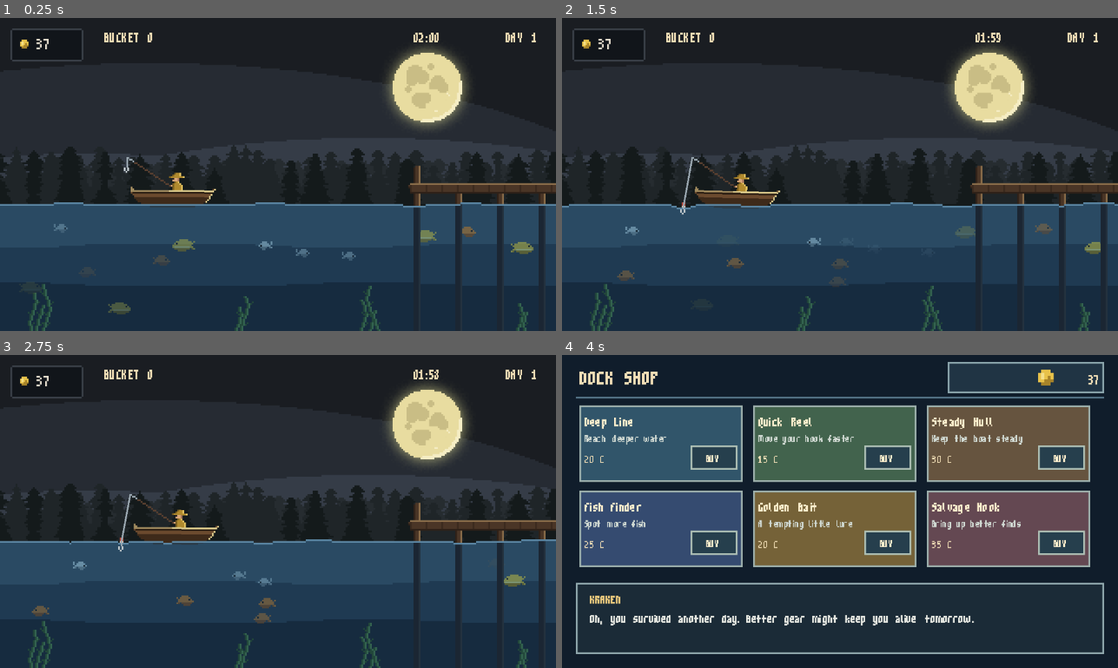
Above: before the commit, frames 1-4 (two rows, left to right).
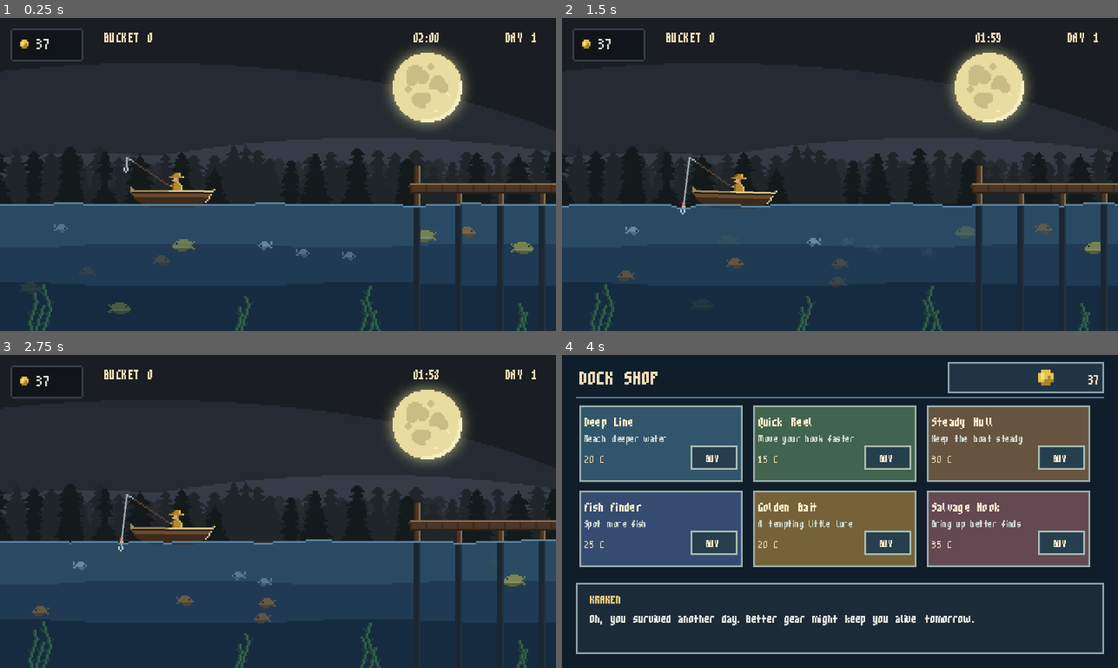
Above: after the commit, the same moments.

Repository: MarkusTLU/fish-or-die
Game: Godot game, scene res://main.tscn
Two runs of this game, one before a commit and one after it. Both use one fixed random seed, a clock stepped at 60 frames per second and the inputs below.
Inputs:
- Up to frame 1 (0.25 s): no input
- Up to frame 2 (1.5 s): tap Enter (ui_accept) at 0.5, 0.77, 0.8, 1.07, 1.35 s; hold Up (ui_up) from 0.53 s (still down); tap E at 0.6 s
- Up to frame 3 (2.75 s): tap Enter (ui_accept) at 1.52, 1.82, 2.3 s; tap E at 1.55, 2.1 s; release Up (ui_up) at 2.03 s; hold Left (ui_left) from 2.03 s (still down)
- Up to frame 4 (4 s): tap Backspace at 2.85 s; tap Enter (ui_accept) at 3.02, 3.32, 3.77, 3.8 s; tap E at 3.05 s; release Left (ui_left) at 3.53 s; hold Down (ui_down) from 3.53 s (still down); tap U at 3.6 s

The runs differ from the first frame. In frame 1, less than 0.1% of the frame differs, in the area x 22-39%, y 44-60%; in frame 2, 0.4%; in frame 3, 0.4%, in the area x 21-40%, y 44-60%; in frame 4, nothing differs.

Commit message:
Paadiga liikumine

Diff:
--- a/main.tscn
+++ b/main.tscn
@@ -68,14 +68,14 @@
 texture = ExtResource("6_2cqfq")
 centered = false
 
-[node name="VeePind" type="Node2D" parent="."]
+[node name="VeePind" type="Node2D" parent="." unique_id=1934690506]
 script = ExtResource("25_vesi")
 
 [node name="Vetikad" type="Sprite2D" parent="." unique_id=753097856]
 texture = ExtResource("7_yaehf")
 centered = false
 
-[node name="FishSchool" type="Node2D" parent="."]
+[node name="FishSchool" type="Node2D" parent="." unique_id=1763252313]
 script = ExtResource("20_fish_school")
 
 [node name="Kuldne" type="Sprite2D" parent="FishSchool" unique_id=1960926660]
@@ -142,26 +142,32 @@
 theme_override_constants/separation = 2
 
 [node name="TextureRect" type="TextureRect" parent="UI/PanelContainer/HBoxContainer" unique_id=1223691404]
+custom_minimum_size = Vector2(10, 10)
 layout_mode = 2
-custom_minimum_size = Vector2(10, 10)
 size_flags_vertical = 4
 texture = ExtResource("15_2cqfq")
 stretch_mode = 3
 
 [node name="Label" type="Label" parent="UI/PanelContainer/HBoxContainer" unique_id=1369602693]
+custom_minimum_size = Vector2(24, 12)
 layout_mode = 2
-custom_minimum_size = Vector2(24, 12)
 theme_override_colors/font_color = Color(0.9098039, 0.8784314, 0.8156863, 1)
 theme_override_fonts/font = SubResource("FontVariation_qlure")
 theme_override_font_sizes/font_size = 16
 text = "37"
 vertical_alignment = 1
 
-[node name="DayHUD" type="Control" parent="UI"]
+[node name="DayHUD" type="Control" parent="UI" unique_id=42294868]
+layout_mode = 3
+anchors_preset = 0
 script = ExtResource("24_day_hud")
 
-[node name="UpgradeStore" type="Control" parent="UI"]
+[node name="UpgradeStore" type="Control" parent="UI" unique_id=2126363995]
+layout_mode = 3
+anchors_preset = 0
 script = ExtResource("22_store")
 
-[node name="FishingMinigame" type="Control" parent="UI"]
+[node name="FishingMinigame" type="Control" parent="UI" unique_id=1305611231]
+layout_mode = 3
+anchors_preset = 0
 script = ExtResource("23_minigame")
--- a/scripts/day_hud.gd
+++ b/scripts/day_hud.gd
@@ -66,3 +66,11 @@
 	time_remaining = day_length_seconds
 	waiting_for_shop = false
 	update_hud()
+
+
+# Mängija sõitis doki juurde ja vajutas E: päev lõpeb ja avaneb Krakeni pood
+func go_to_dock() -> void:
+	if waiting_for_shop:
+		return
+	waiting_for_shop = true
+	shop.open_for_end_of_day()
--- a/scripts/paat.gd
+++ b/scripts/paat.gd
@@ -5,6 +5,10 @@
 @export var max_depth := 70.0
 @export var bob_height := 0.8
 @export var drift_distance := 2.0
+@export var row_speed := 30.0      # kui kiiresti paat sõuab (pikslit sekundis)
+@export var min_x := 8.0           # kui kaugele vasakule paat minna saab
+@export var max_x := 186.0         # kui kaugele paremale (enne doki esimest posti)
+@export var wake_force := 0.0      # kui palju paat sõites vett loksutab (0 = üldse mitte)
 @export var rocking_angle := 0.012
 @export var max_tilt := 0.12   # kui palju lained paati maksimaalselt kallutavad
 const UI_FONT = preload("res://art/ui/m3x6.ttf")
@@ -22,6 +26,7 @@
 var fly_t := 0.0   # 0 = konks õnge otsas, 1 = konks vees
 var sailing_time := 0.0
 var rest_position := Vector2.ZERO
+var boat_x := 0.0   # paadi praegune asukoht (x), muutub sõudes
 var rest_rotation := 0.0
 var waterline := 0.0   # kui sügavalt paat vees istub
 var bite_cooldown := 0.0
@@ -35,9 +40,12 @@
 @onready var fish_school = get_node("../FishSchool")
 @onready var fishing_minigame = get_node("../UI/FishingMinigame")
 @onready var upgrade_store = get_node("../UI/UpgradeStore")
+@onready var day_hud = get_node("../UI/DayHUD")
+var dock_prompt: Label   # tekst "Press E to go to the dock"
 
 func _ready() -> void:
 	rest_position = position
+	boat_x = position.x
 	rest_rotation = rotation
 	if water:
 		waterline = 10.0   # paadi pildi 10. rida on veepinna kõrgusel
@@ -45,6 +53,31 @@
 	line.default_color = Color("9aa7b0")
 	fishing_minigame.fish_caught.connect(_on_fish_caught)
 	fishing_minigame.fish_escaped.connect(_on_fish_escaped)
+	# Doki juures näidatav vihje (UI kihis, et see oleks alati kõige peal)
+	dock_prompt = Label.new()
+	dock_prompt.text = "Press E to go to the dock"
+	dock_prompt.add_theme_font_override("font", UI_FONT)
+	dock_prompt.add_theme_font_size_override("font_size", 16)
+	dock_prompt.add_theme_color_override("font_color", Color("f2dfb7"))
+	dock_prompt.add_theme_color_override("font_outline_color", Color("11151a"))
+	dock_prompt.add_theme_constant_override("outline_size", 4)
+	dock_prompt.horizontal_alignment = HORIZONTAL_ALIGNMENT_CENTER
+	dock_prompt.position = Vector2(66, 62)
+	dock_prompt.size = Vector2(150, 14)
+	dock_prompt.visible = false
+	get_node("../UI").add_child(dock_prompt)
+
+
+# Kas paat on doki juures ja valmis dokile minema?
+func is_at_dock() -> bool:
+	return state == State.IDLE and boat_x >= max_x - 0.5 and not upgrade_store.visible
+
+
+func _unhandled_input(event: InputEvent) -> void:
+	if event is InputEventKey and event.pressed and not event.echo and event.keycode == KEY_E and is_at_dock():
+		dock_prompt.visible = false
+		day_hud.go_to_dock()
+		get_viewport().set_input_as_handled()
 
 # Kus õnge ots praegu on (arvestab pööramist)
 func rod_tip() -> Vector2:
@@ -54,22 +87,33 @@
 	if bite_cooldown > 0.0:
 		bite_cooldown -= delta
 	sailing_time += delta
-	var drift_x := sin(sailing_time * 0.65) * drift_distance
+	# Sõudmine nooltega vasakule ja paremale.
+	# Ainult siis, kui õng on üleval. Kui konks on vees, tuleb see enne tühikuga välja tõmmata.
+	if state == State.IDLE:
+		var row_dir := Input.get_axis("ui_left", "ui_right")
+		if row_dir != 0.0:
+			boat_x = clampf(boat_x + row_dir * row_speed * delta, min_x, max_x)
+			if water and wake_force > 0.0:
+				# Paadi taha tekib väike vool
+				var stern_x := boat_x + (HULL_RIGHT + 2.0 if row_dir < 0.0 else HULL_LEFT - 2.0)
+				water.splash(stern_x, wake_force)
+	dock_prompt.visible = is_at_dock()
+	var drift_x := 0.0   # automaatne triivimine on välja lülitatud, paati liigutab mängija
 	if water:
 		# Paat õõtsub samas rütmis veepinna rahuliku lainetusega.
 		# Konksu tekitatud väikesed lained paati ei liiguta.
-		var left_x := rest_position.x + drift_x + HULL_LEFT
-		var right_x := rest_position.x + drift_x + HULL_RIGHT
+		var left_x := boat_x + drift_x + HULL_LEFT
+		var right_x := boat_x + drift_x + HULL_RIGHT
 		var left_y: float = water.idle_height_at(left_x)
 		var right_y: float = water.idle_height_at(right_x)
 		var surface := (left_y + right_y) * 0.5
-		position = Vector2(rest_position.x + drift_x, round(surface - waterline))
+		position = Vector2(boat_x + drift_x, round(surface - waterline))
 		var tilt := atan2(right_y - left_y, HULL_RIGHT - HULL_LEFT)
 		rotation = clampf(tilt, -max_tilt, max_tilt)
 		# Paadi põhi jääb vee alla: vesi joonistatakse paadi kohal ka paadi ette
 		water.set_front_range(position.x - 2.0, position.x + 51.0)
 	else:
-		position = rest_position + Vector2(drift_x, sin(sailing_time * 1.8) * bob_height)
+		position = Vector2(boat_x + drift_x, rest_position.y + sin(sailing_time * 1.8) * bob_height)
 		rotation = rest_rotation + sin(sailing_time * 1.35) * rocking_angle
 	if state == State.MINIGAME:
 		return
@@ -80,7 +124,7 @@
 		elif state == State.IN_WATER:
 			state = State.IDLE
 			if water:
-				water.splash(rest_position.x + LINE_X, -0.8)
+				water.splash(boat_x + LINE_X, -0.8)
 		elif state == State.BITE and is_instance_valid(target_fish):
 			state = State.MINIGAME
 			queue_redraw()
@@ -88,7 +132,7 @@
 
 	var tip := rod_tip()
 	# Keep the float and submerged hook in the water as the boat rocks.
-	var water_position := rest_position + Vector2(LINE_X, SURFACE_Y)
+	var water_position := Vector2(boat_x, rest_position.y) + Vector2(LINE_X, SURFACE_Y)
 	var bob := to_local(get_parent().to_global(water_position))
 	if water:
 		# Ujuk kõigub koos lainetega
@@ -174,4 +218,4 @@
 func _on_hook_lands() -> void:
 	state = State.IN_WATER
 	if water:
-		water.splash(rest_position.x + LINE_X, 1.2)
+		water.splash(boat_x + LINE_X, 1.2)
Not shown: 1 places in main.tscn that only renumber resources
